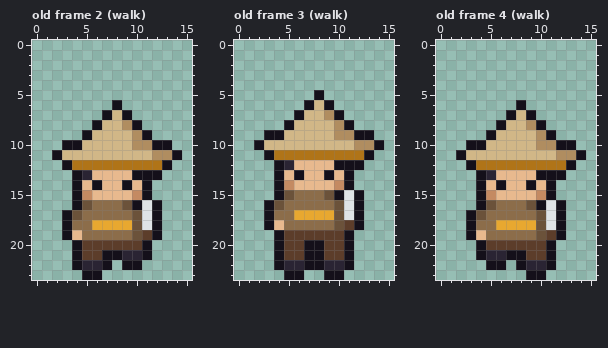
One commit to this pixel-art file: art/bodies/unorthodox.aseprite. The picture above was drawn from the file before the commit.
16x24 pixels, 5 frames. Shown: old frame 2 (walk), old frame 3 (walk), old frame 4 (walk). The commit also changed other frames, which this record leaves out.
Once edited:
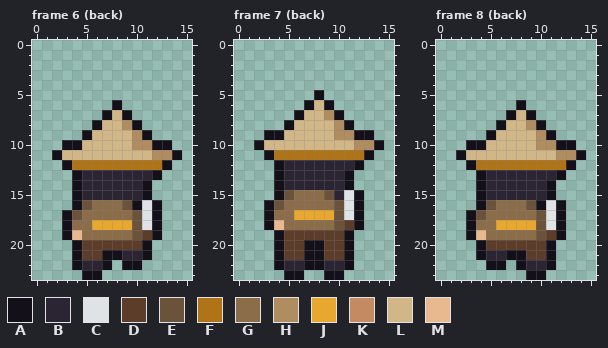
Palette (. is transparent): A #14101a  B #2a2433  C #dfe3e6  D #5c3d2a  E #6b523a  F #b07418  G #8c6d4a  H #b08d60  J #e8a830  K #c48a62  L #d1b787  M #e8b98e
A new or re-ordered frame is compared with the old frame closest to it.
Edits made:
frames 5 -> 22
Frame 6 (back) is new; against old frame 2 (walk):
y 13: x 6..11 MMMMAA -> BBBBBB
y 14: x 5..10 MAMMAM -> BBBBBB
y 15: x 5..10 KMMMMK -> BBBBBB
Frame 7 (back) is new; against old frame 3 (walk):
y 12: x 6..11 MMMMAA -> BBBBBB
y 13: x 5..10 MAMMAM -> BBBBBB
y 14: x 5..10 KMMMMK -> BBBBBB
y 15: x 10 A -> B
Frame 8 (back) is new; against old frame 4 (walk): the same change as frame 6 (back)
Where, in picture pixels (left, top, right, bottom), the same in both pictures:
changed: (82, 170, 152, 200)
changed: (284, 160, 354, 200)
changed: (486, 170, 556, 200)
